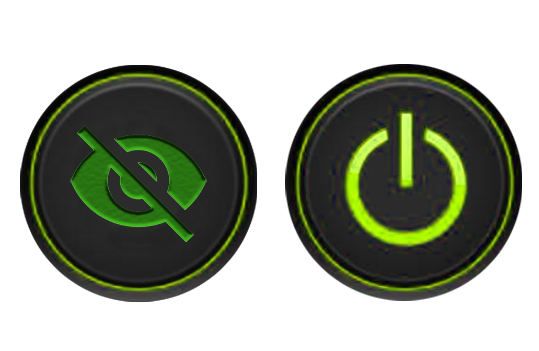
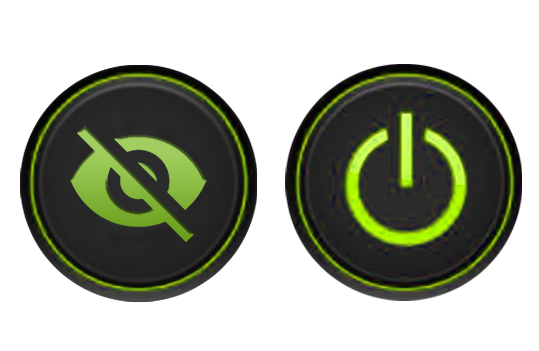
Two versions of the same layered image (539x351). Layer-by-layer changes:
painted on "eye_on merged" over 70, 125, 207, 242
added layer "Layer 8" in group "EYE" over 70, 125, 207, 242
showed "Layer 7" over 70, 125, 207, 242
